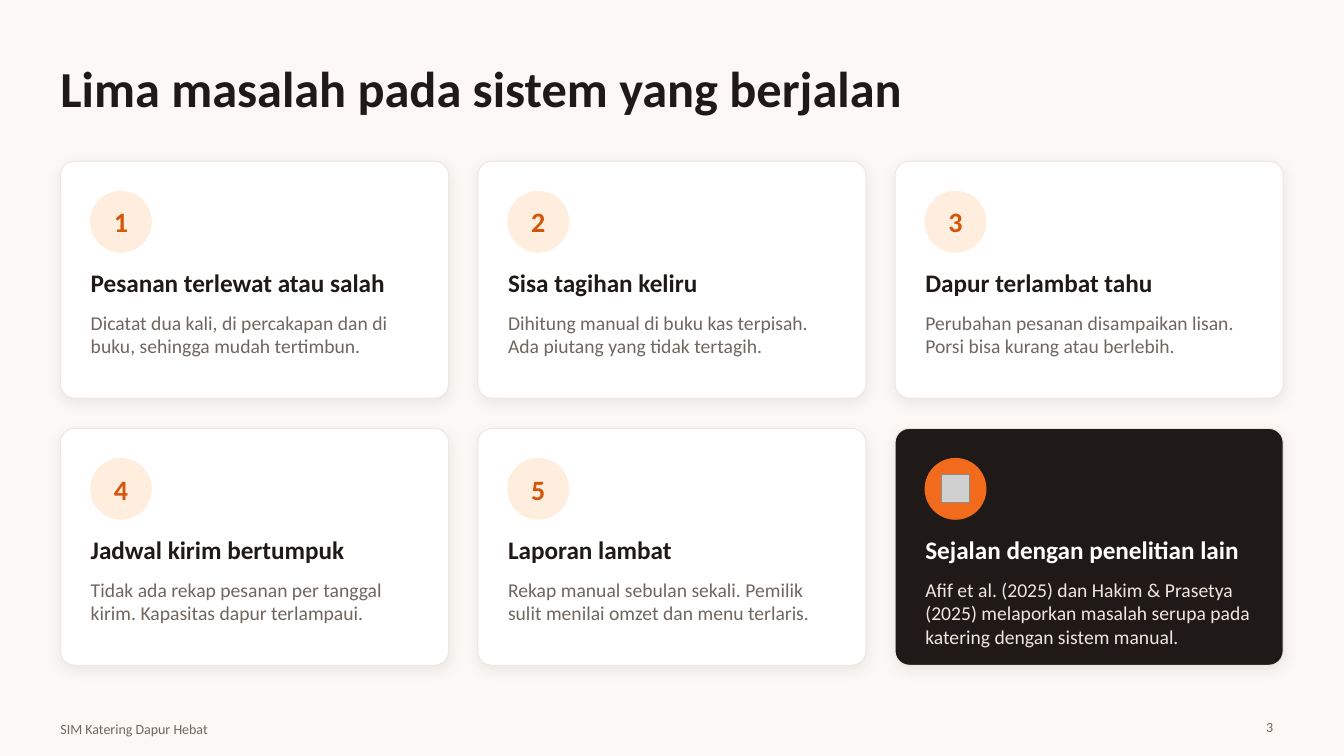
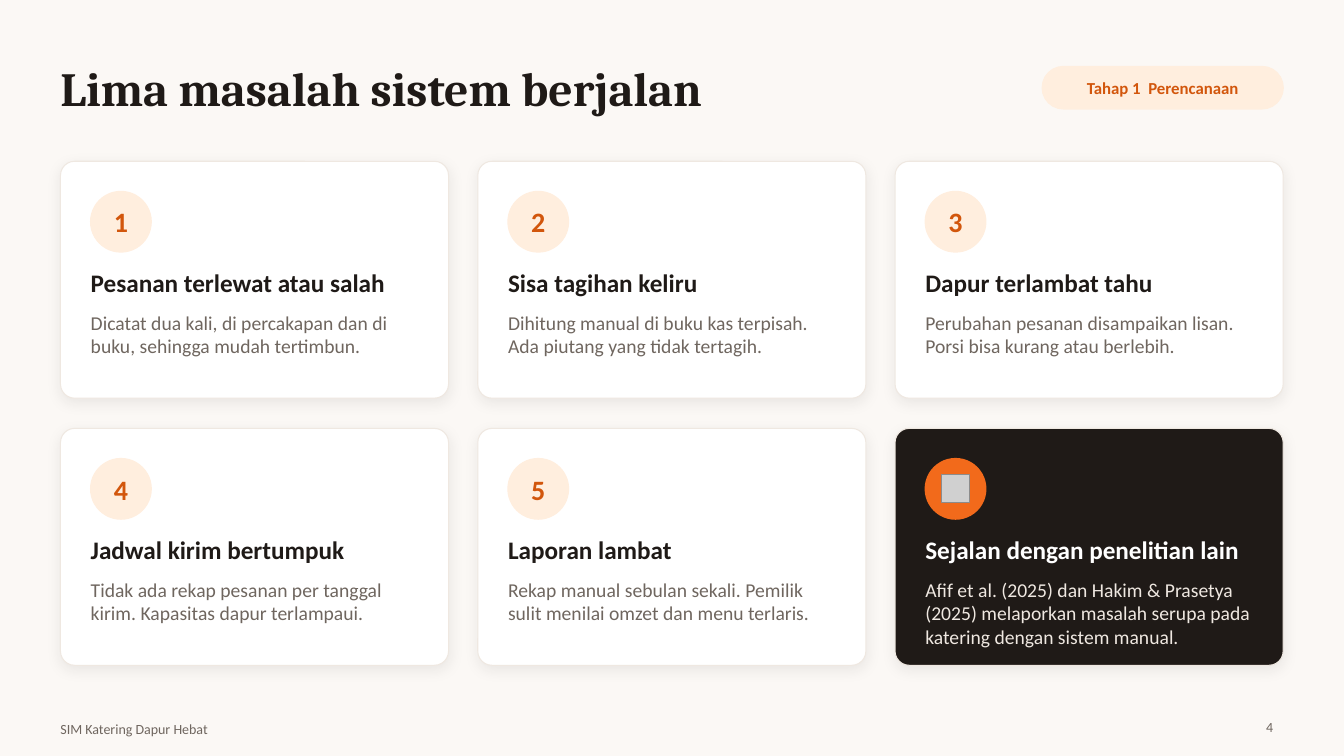
Before and after one commit to koriebruh/sim-katering-dapur-hebat, a slide deck: slide 4 of Presentasi-SIM-Katering-Dapur-Hebat.pptx (slide 3 before the commit). Drawn at 1344x756 pixels with LibreOffice and Linux fonts; fonts in the diff are those of the drawing; grey boxes stand for pictures. Boxes give left, top, right and bottom in pixels: in the first picture for what was removed or moved away, otherwise in the second. Text is boxed around its words. In the diff, an @@ line names an element or a change of style, - is before the commit and + after.

```diff
--- a/Presentasi-SIM-Katering-Dapur-Hebat.pptx
+++ b/Presentasi-SIM-Katering-Dapur-Hebat.pptx
@@ title at <box>60,73,701,117</box>: text changed; size 36 to 34 pt; font Calibri to Cambria @@
-Lima masalah pada sistem yang berjalan
+Lima masalah sistem berjalan
@@ rounded rectangle added at <box>1043,67,1284,109</box>, fill #FFEEDE, outline #FFEEDE 1 pt @@
@@ text added at <box>1087,82,1238,97</box>, 12 pt, text #D2560C, bold @@
+Tahap 1 Perencanaan
@@ page number at <box>1266,723,1273,732</box>: text changed @@
-3
+4
```
Also in this commit, not shown: 13 other slides changed, 1 slide added, 5 other files.
